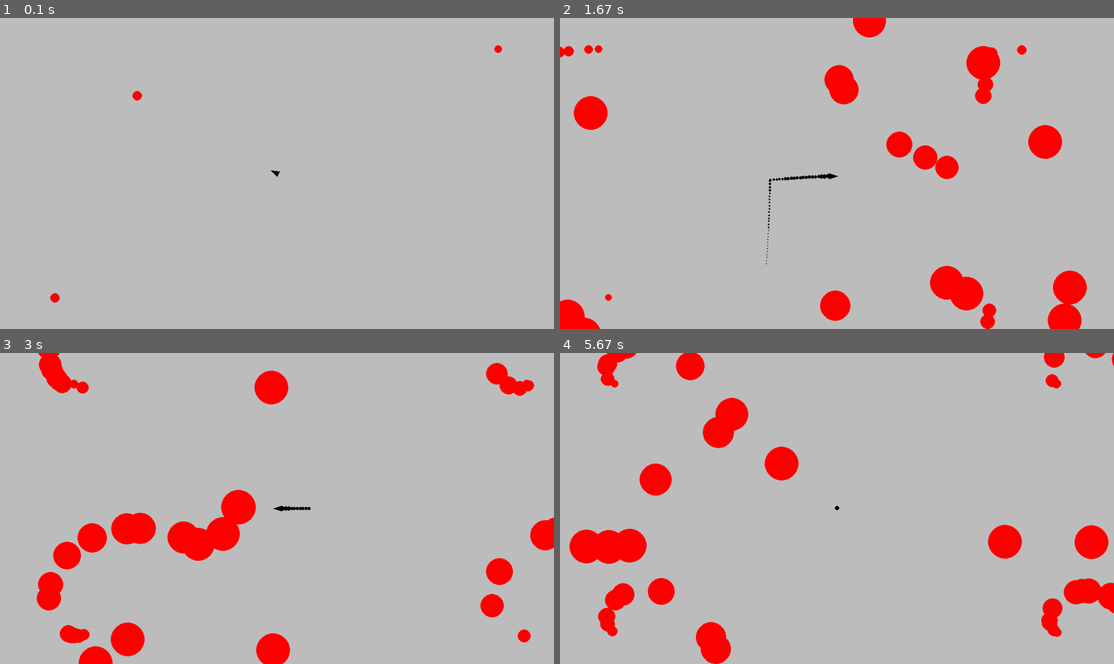
Above: before the commit, frames 1-4 (two rows, left to right).
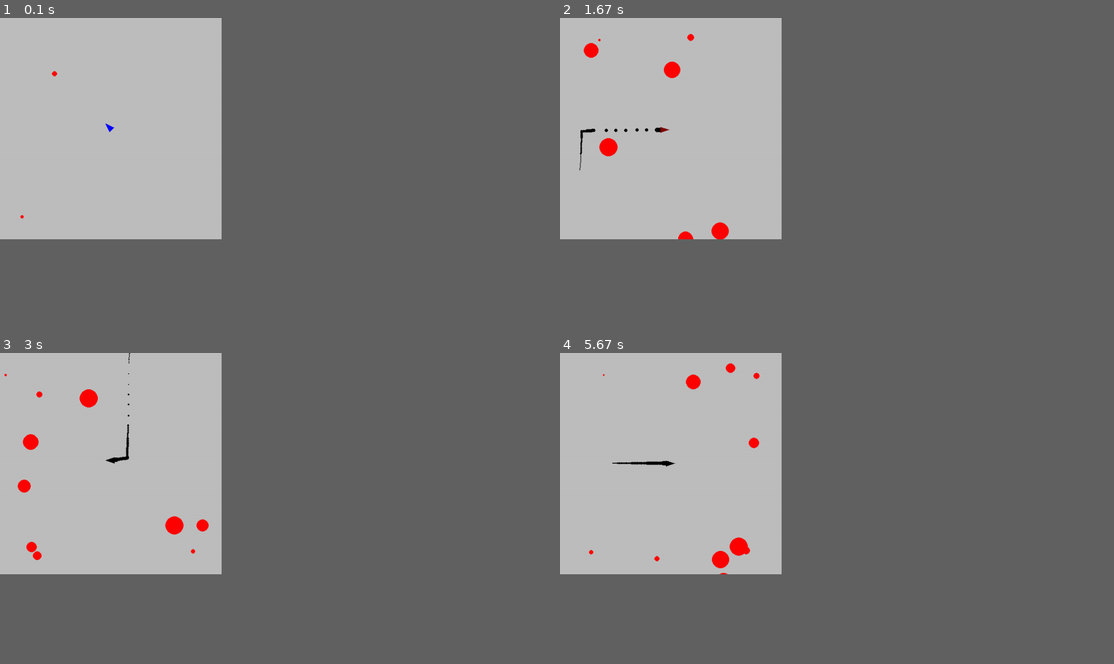
Above: after the commit, the same moments.

Repository: Helix128/PyGameTest
Game: pygame game, started from main.py
Two runs of this game, one before a commit and one after it. Both use one fixed random seed, a clock stepped at 60 frames per second and the inputs below.
Inputs (mouse positions are in pixels of both pictures, inside the frame that each line leads up to):
- Up to frame 1 (0.1 s): no input
- Up to frame 2 (1.67 s): tap Space at 0.33, 0.73, 1.03, 1.23, 1.57 s; hold D 0.67-1.13 s; move the mouse to (742, 123) at 0.7 s; hold W 1.17-1.47 s; move the mouse to (615, 129) at 1.2 s; hold D from 1.5 s (still down); move the mouse to (604, 95) at 1.53 s
- Up to frame 3 (3 s): tap Space at 1.87, 2.07, 2.37, 2.63, 2.97 s; release D at 1.97 s; hold A 2-2.53 s; move the mouse to (144, 387) at 2.03 s; hold S 2.57-2.87 s; move the mouse to (138, 483) at 2.6 s; hold A from 2.9 s (still down); move the mouse to (116, 390) at 2.93 s
- Up to frame 4 (5.67 s): tap Space at 3.27, 3.4, 4.47, 4.87, 5.17, 5.37 s; release A at 3.3 s; hold W 3.33-3.7 s; move the mouse to (593, 455) at 3.37 s; hold S 4.4-4.77 s; move the mouse to (665, 424) at 4.43 s; hold A 4.8-5.27 s; move the mouse to (726, 499) at 4.83 s; hold D from 5.3 s (still down); move the mouse to (632, 390) at 5.33 s
In our replay, the window is 900x506 before the commit and 360x360 after it. These sizes can differ from the game's own. Grey fills any space a smaller window leaves; there, only what the larger window draws over its background counts as a difference.

The runs differ from the first frame. In frame 1, 0.2% of the frame differs, in the area x 3-91%, y 8-92%; in frame 2, 7.5%; in frame 3, 8.6%, in the area x 0-100%, y 0-100%; in frame 4, 8.5%.

Commit message:
Update main.py

Diff:
--- a/main.py
+++ b/main.py
@@ -22,7 +22,8 @@
 
 
 pygame.init()
-screen = pygame.display.set_mode((1280, 720))
+pygame.display.set_caption("WaveFlux")
+screen = pygame.display.set_mode((512, 512))
 clock = pygame.time.Clock()
 running = True
 deltaTime = 0
@@ -47,11 +48,19 @@
 py = center.y
 
 
-speed = 900
+speed = 400
 
 respawnTimer = -1
 
 velocity = pygame.Vector2(0,0)
+
+DEBUG_HITBOX = False
+
+boostTimer = 2
+
+canBoost = True
+invulnerable = False
+
 while running:
 
     for event in pygame.event.get():
@@ -65,14 +74,26 @@
 
     px = pygame.math.lerp(px,center.x+velocity.x*3,min(deltaTime*5,1))
     py = pygame.math.lerp(py,center.y+velocity.y*3,min(deltaTime*5,1))
-    playerRect = Rect(px,py,9,9)
+    pSize = 8
+    playerRect = Rect(px-pSize/2,py-pSize/2,pSize,pSize)
+
     if velocity.x!=0 or velocity.y!=0:
         pdirection = (center.x-velocity.x*100,center.y-velocity.y*100)
+    for z in trails:
+        e = trails.index(z)
+        pygame.draw.circle(screen,pygame.color.Color(0,0,0,10),z-playerPos,(64-(64-e))/12)
 
     points = rotate_triangle((px,py), 8, pdirection)
     oldPos = pygame.Vector2(playerPos.x,playerPos.y)
     if respawnTimer<=0:
-        pygame.draw.polygon(screen, (0,0,0), points)
+        color = pygame.color.Color(0,0,0,255)
+        if invulnerable:
+            color.r = 127
+            color.a= 2
+        elif canBoost and boostTimer>=1:
+            color.b = 255
+        pygame.draw.polygon(screen, color, points)
+
         keys = pygame.key.get_pressed()
         if keys[pygame.K_w]:
            playerPos.y -= speed * deltaTime
@@ -82,39 +103,55 @@
             playerPos.x -= speed * deltaTime
         if keys[pygame.K_d]:
             playerPos.x += speed * deltaTime
-
+        if keys[pygame.K_SPACE] and len(velocity)!=0 and canBoost and boostTimer>=1:
+            speed*=8
+            canBoost = False
+            invulnerable = True
+            boostTimer=0
     else:
         respawnTimer-=deltaTime
+        pygame.draw.circle(screen, "green", center, 16-respawnTimer*16)
+    if boostTimer>=0.05 and canBoost==False:
+        speed/=8
+        canBoost = True
+    if boostTimer>=0.25 and invulnerable:
+        invulnerable=False
+    boostTimer+=deltaTime
+    print(boostTimer)
+
     trails.append((playerPos.x+px,playerPos.y+py))
 
 
     velocity = (oldPos-playerPos)
-
+    keysDown = pygame.key.get_focused()
 
 
     if len(trails)>64:
         trails.pop(0)
 
-    for z in trails:
-        e = trails.index(z)
-        pygame.draw.circle(screen,"black",z-playerPos,(64-(64-e))/12)
+
+    if DEBUG_HITBOX:
+        pygame.draw.rect(screen,"cyan",playerRect)
 
     for x in enemies:
 
         i = enemies.index(x)
-        x+=directions[i]*deltaTime*24
-        directions[i].x+=math.sin(id[i]*0.1+gameTimer*0.2)*30*deltaTime
-        directions[i].y+=math.cos(id[i]*0.1+gameTimer*0.2)*30*deltaTime
+        x+=directions[i]*deltaTime*12
+        directions[i].x+=math.sin(id[i]*0.6+gameTimer)*50*deltaTime
+        directions[i].y+=math.cos(id[i]*0.8+gameTimer)*50*deltaTime
         lifetime[i]+=deltaTime
         epos = x-playerPos
-        escale =max(0,8+math.sin(math.radians((lifetime[i]/5)*360))*32)
-        enemyRect = Rect(epos.x,epos.y,escale,escale)
+        escale =max(0,2+math.sin(math.radians((lifetime[i]/3)*360))*16)*2
+        enemyRect = Rect(epos.x-escale/2,epos.y-escale/2,escale,escale)
         collide = pygame.Rect.colliderect(playerRect,enemyRect)
-        if collide:
+
+        if DEBUG_HITBOX:
+            pygame.draw.rect(screen, "yellow", enemyRect)
+        if collide and respawnTimer<=0 and escale > 6 and invulnerable==False:
             respawnTimer = 1
 
-        pygame.draw.circle(screen,"red",epos,escale)
-        if lifetime[i]>5:
+        pygame.draw.circle(screen,"red",epos,escale*0.6)
+        if lifetime[i]>3:
             directions.pop(i)
             lifetime.pop(i)
             id.pop(i)
@@ -129,9 +166,9 @@
     spawnTimer+=deltaTime
     gameTimer+=deltaTime
 
-    if spawnTimer>0.02:
+    if spawnTimer>0.05:
         spawnTimer=0
-        pos = playerPos+center+pygame.Vector2(screen.get_width()/2.5*([-1,1][random.randrange(2)]),screen.get_height()/2.5*([-1,1][random.randrange(2)]))
+        pos = playerPos+center+pygame.Vector2(screen.get_width()/2.5*([-1,1][random.randrange(2)]),screen.get_height()/2.5*([-1,1][random.randrange(2)]))-velocity*15
         enemies.append(pos)
         npos = pos
         if pos.length()>0:
